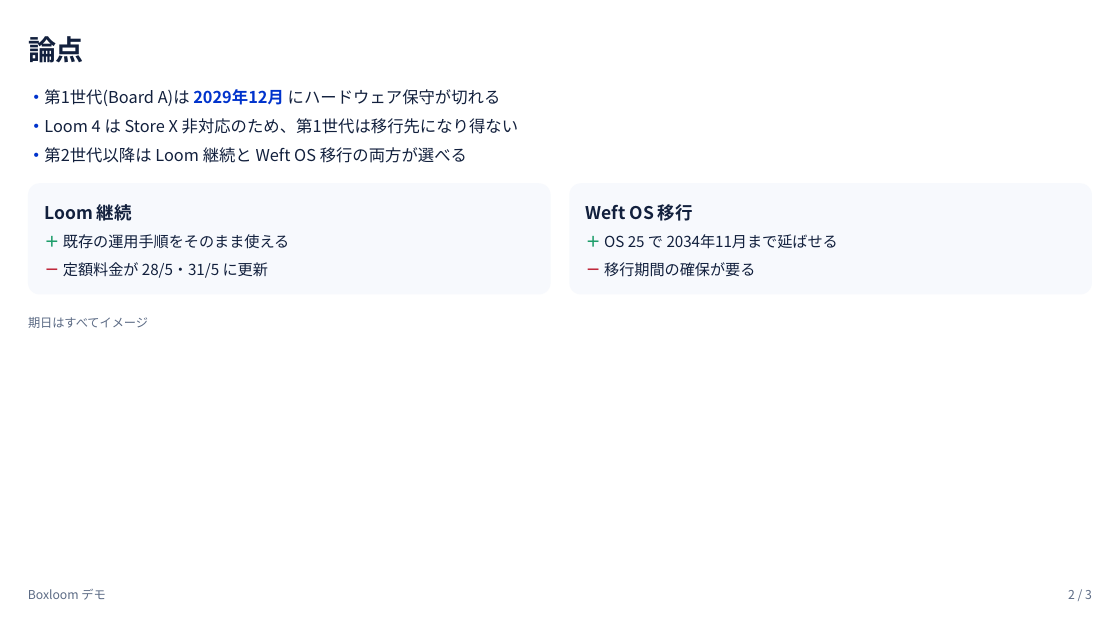
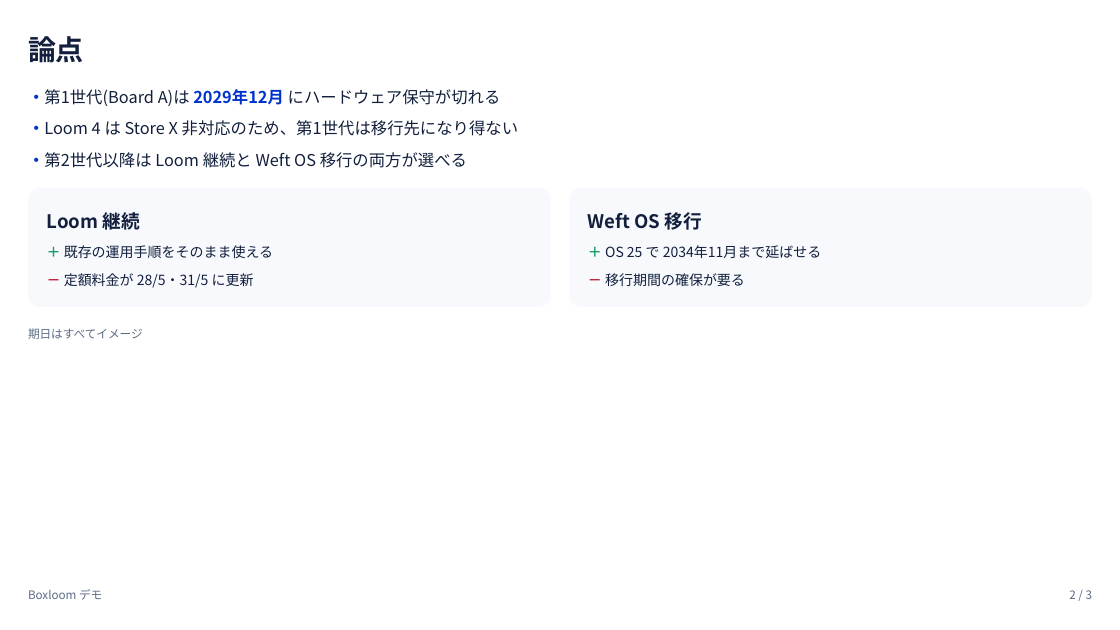
Before and after one commit to tjst-t/boxloom, a slide deck: slide 2 of boxloom/out/demo-deck.pptx. Drawn at 1120x630 pixels with LibreOffice and Linux fonts; fonts in the diff are those of the drawing. Boxes give left, top, right and bottom in pixels: in the first picture for what was removed or moved away, otherwise in the second. Text is boxed around its words. In the diff, an @@ line names an element or a change of style, - is before the commit and + after.

Commit message:
Value scales enforced on load (spacing unit 4pt, type sizes 8/10/12/14/16/24/36; dark/light/gantt/shapes values snapped) and titles written as slide-layout placeholders (Title Slide / Title Only / Blank) (Backlog #29, #30)

```diff
--- a/boxloom/out/demo-deck.pptx
+++ b/boxloom/out/demo-deck.pptx
@@ rounded rectangle: place and size @@
-rounded rectangle at box(28, 183, 550, 294)
+rounded rectangle at box(28, 188, 550, 308)
@@ rounded rectangle at box(28, 188, 550, 308): proportions changed @@
@@ text "Loom 継続" at box(47, 208, 140, 233): size 15 to 16 pt; line spacing 20.2pt to 21.6pt @@
@@ rounded rectangle at box(570, 188, 1092, 308): proportions changed @@
@@ rounded rectangle: place and size @@
-rounded rectangle at box(570, 183, 1092, 294)
+rounded rectangle at box(570, 188, 1092, 308)
@@ 3 texts: place and size @@
-3 texts at box(28, 147, 693, 224)
+3 texts at box(28, 152, 702, 233)
@@ text "Weft OS 移行" at box(588, 212, 702, 230): size 15 to 16 pt; line spacing 20.2pt to 21.6pt @@
@@ 4 texts: place and size @@
-4 texts at box(63, 234, 838, 278)
+4 texts at box(64, 245, 822, 288)
@@ size 13 to 12 pt; line spacing 17.6pt to 16.2pt in 4 elements at box(64, 245, 273, 258), box(605, 245, 822, 258), box(64, 273, 254, 288), box(605, 273, 745, 286) @@
@@ size 10.5 to 10 pt; line spacing 14.2pt to 13.5pt in 3 elements at box(1069, 590, 1092, 599), box(28, 589, 102, 600), box(28, 328, 143, 339) @@
@@ text "期日はすべてイメージ": place and size @@
-text "期日はすべてイメージ" at box(28, 317, 148, 328)
+text "期日はすべてイメージ" at box(28, 328, 143, 339)
```
Also in this commit, not shown: 2 other slides changed, 26 other files.
